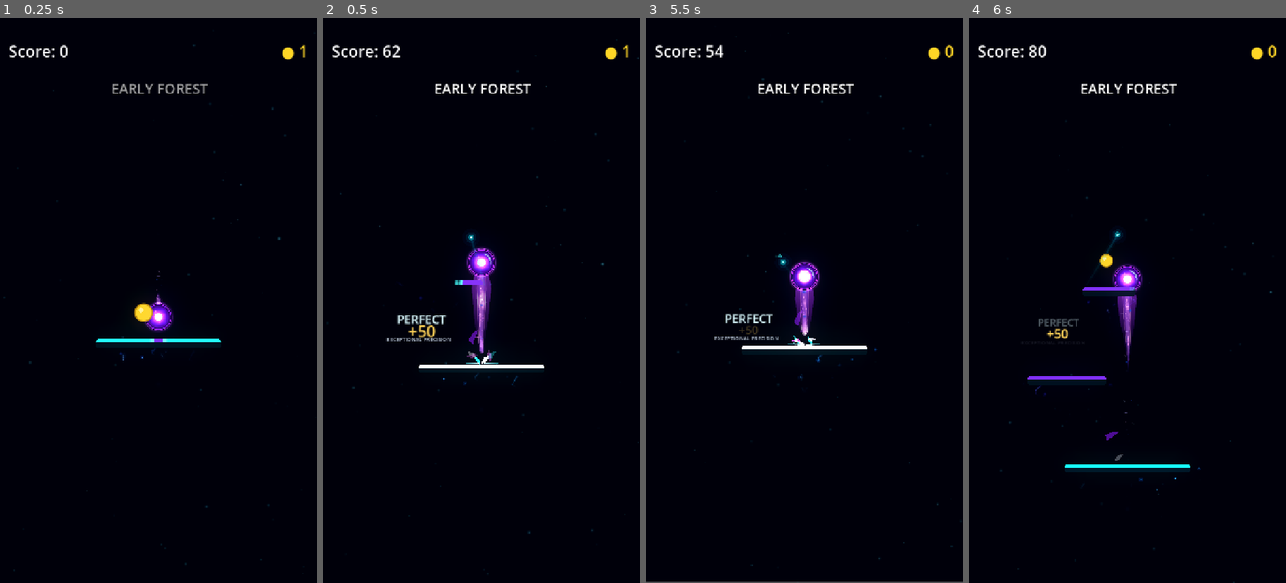
Above: before the commit, frames 1-4 (left to right).
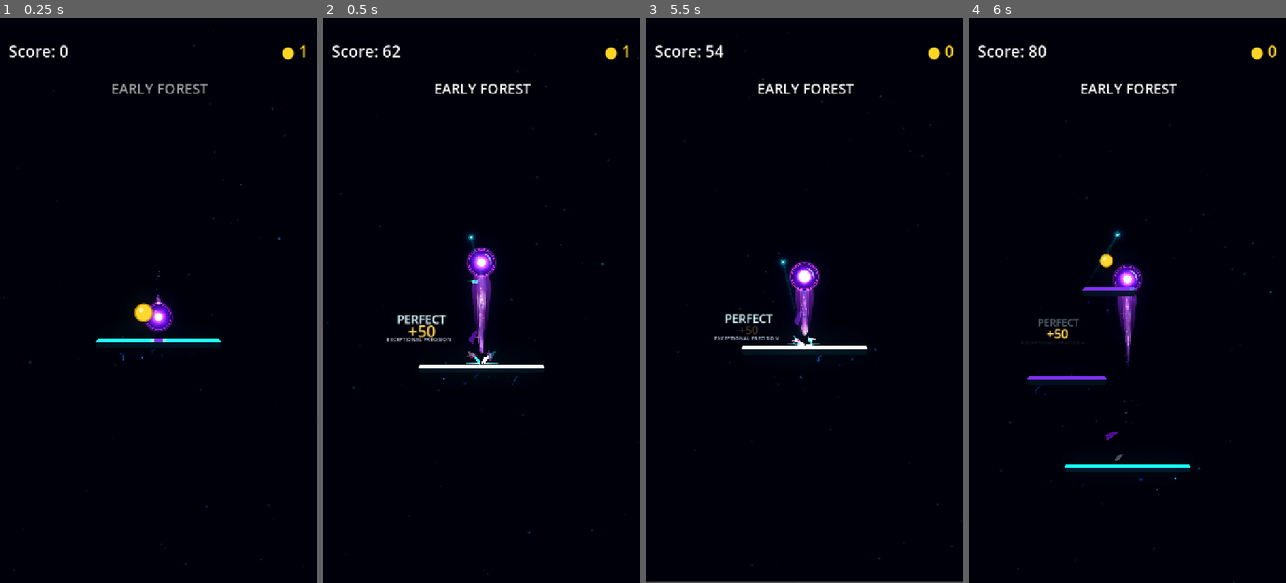
Above: after the commit, the same moments.

Repository: Kryodo/TowerJump
Game: Godot game, scene res://scenes/main.tscn
The game is run twice, just before and just after one commit, with the same random seed, the same clock (stepped at 60 frames per second) and the same inputs.
Inputs (mouse positions are in pixels of both pictures, inside the frame that each line leads up to):
- Up to frame 1 (0.25 s): no input
- Up to frame 2 (0.5 s): no input
- Up to frame 3 (5.5 s): move the mouse to (874, 272) at 0.52 s; hold Right (ui_right) 0.53-1.25 s; click (874, 272) at 0.67 s; drag from (741, 328) to (794, 193) at 1.27 s; click "Nochmal spielen" at 2 s; move the mouse to (836, 176) at 2.77 s; hold Right (ui_right) 2.78-3.5 s; drag from (788, 413) to (709, 215) at 3.52 s; move the mouse to (899, 385) at 4.27 s; hold Left (ui_left) 4.28-5 s; click "Nochmal spielen" at 5 s
- Up to frame 4 (6 s): drag from (1032, 215) to (1079, 159) at 5.77 s

Frame 1 is identical in both runs. In frame 2, less than 0.1% of the frame differs, in the area x 30-54%, y 46-50%; in frame 3, less than 0.1%; in frame 4, less than 0.1%.

Commit message:
Start the pulse from the launch platform and respond faster to speed

Diff:
--- a/scripts/platform_spawner.gd
+++ b/scripts/platform_spawner.gd
@@ -226,21 +226,30 @@
 	if _pulse_visual == null or not is_instance_valid(_pulse_visual):
 		return
 
-	if not _pulse_has_world_position:
-		_pulse_world_position = _ball.global_position
-		_pulse_has_world_position = true
-
-	# No pulse is shown during the initial fall. After the first ascent, it
+	# No pulse is shown during the initial fall. After construction begins, it
 	# softly idles at its last frontier during descents and resumes on the next jump.
 	if _ball.velocity.y >= -1.0:
 		var idle_intensity: float = 0.22 if _has_started_construction else 0.0
+		var idle_position: Vector2 = (
+			_pulse_world_position if _pulse_has_world_position else _ball.global_position
+		)
 		_pulse_visual.call(
 			"set_pulse_state",
-			to_local(_pulse_world_position),
+			to_local(idle_position),
 			idle_intensity,
 			false
 		)
 		return
+
+	# Start each run's first pulse at the platform the ball launches from, not at
+	# the ball's original spawn position during the opening fall.
+	if not _pulse_has_world_position:
+		var launch_platform: Node2D = _find_nearest_source_platform()
+		if launch_platform != null:
+			_pulse_world_position = launch_platform.global_position
+		else:
+			_pulse_world_position = _ball.global_position
+		_pulse_has_world_position = true
 
 	_has_started_construction = true
 	var vertical_speed: float = absf(_ball.velocity.y)
@@ -273,7 +282,7 @@
 	_current_lookahead_distance = move_toward(
 		_current_lookahead_distance,
 		desired_lookahead,
-		1800.0 * delta
+		3000.0 * delta
 	)
 
 	var distance_ahead: float = (
